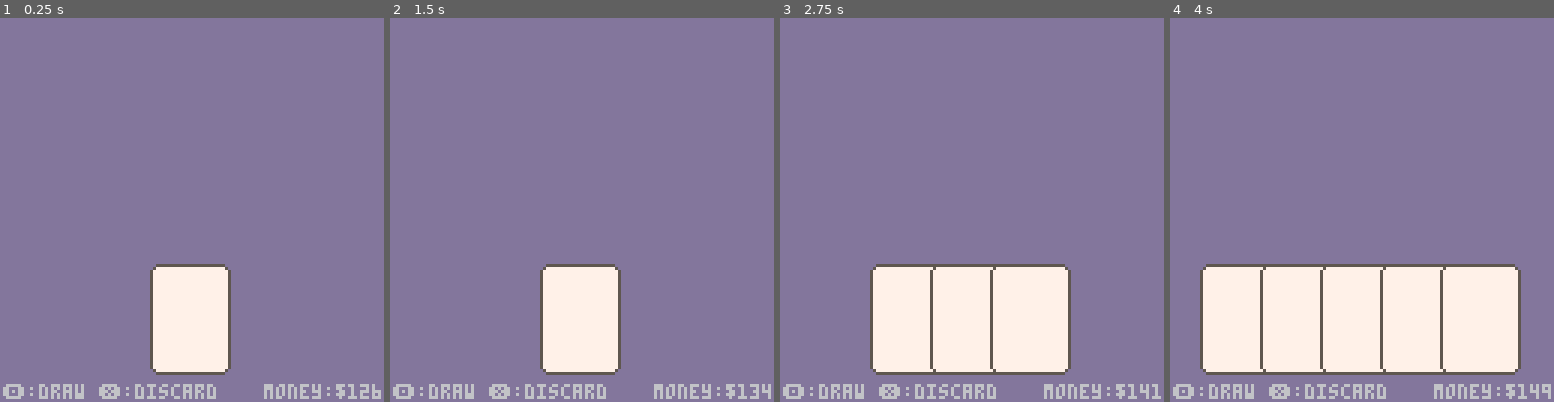
Above: before the commit, frames 1-4 (left to right).
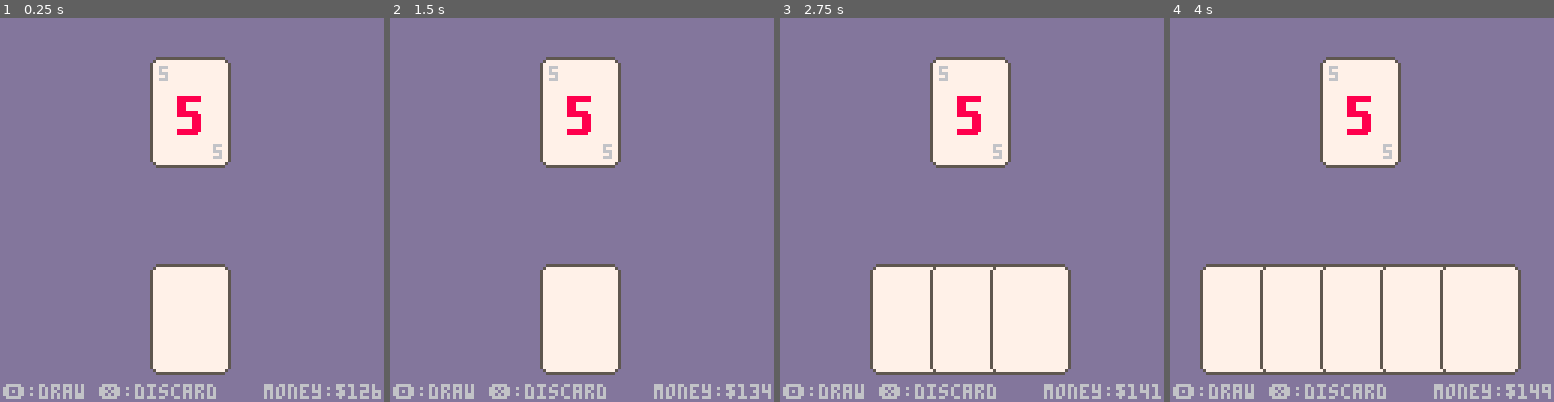
Above: after the commit, the same moments.

Repository: imkittydotcom/p8bj
Game: PICO-8 cartridge p8bj.p8
Same seed, same stepped clock (60 frames per second), same inputs: the game is played once before the commit and once after it.
Inputs:
- Up to frame 1 (0.25 s): no input
- Up to frame 2 (1.5 s): tap X (X key) at 0.33, 1.07 s; tap O (Z key) at 0.7 s
- Up to frame 3 (2.75 s): tap O (Z key) at 1.7, 2.1, 2.5 s; tap X (X key) at 1.85 s
- Up to frame 4 (4 s): tap O (Z key) at 2.9, 3.3, 3.7 s; tap X (X key) at 2.97 s

The runs differ from the first frame. In frame 1, 6.0% of the frame differs, in the area x 39-61%, y 10-40%; in frame 2, 6.0%; in frame 3, 6.0%; in frame 4, 6.0%.

Commit message:
fix card object and add center and corner character drawing

Diff:
--- a/p8bj.p8
+++ b/p8bj.p8
@@ -64,6 +64,10 @@
 
 function vspr(_n,_pos,_w,_h)
  spr(_n,_pos.x,_pos.y,_w,_h)
+end
+
+function vprint(_text,_pos)
+ print(_text,_pos.x,_pos.y)
 end
 -->8
 -- game state
@@ -97,21 +101,32 @@
  cls(13)
  draw_player_hand()
  draw_ui()
+ card1:draw(vec(64,32)-card_half)
 end
 -->8
 -- card object
 -- obj
-card={suit=0,value=0}
-
-function card:new(_suit,_value)
- local o={suit=_suit,value=_value}
+card={value=0,suit=0}
+
+function card:new(_value,_suit)
+ local o={value=_value,suit=_suit}
  return setmetatable(o,{__index=self})
 end
 
 function card:draw(_pos)
+ -- card base
  vspr(0,_pos-card_offset,
       4,5)
-end
+ -- card corners
+ vprint(self.value,_pos+vec(2))
+ vprint(self.value,_pos+card_size-vec(5,7))
+ -- card center
+ vspr(52,_pos+card_half-vec(5,6),
+      1,2)
+end
+
+card1=card:new(5)
+
 -->8
 -- display cards
 function draw_player_hand()
@@ -163,19 +178,19 @@
 00577777777777777777777777775000000000000000000000000000000000000000000000000000000000000000000000000000000000000000000000000000
 00577777777777777777777777775000000000000000000000000000000000000000000000000000000000000000000000000000000000000000000000000000
 00577777777777777777777777775000000000000000000000000000000000000000000000000000000000000000000000000000000000000000000000000000
-00577777777777777777777777775000000000000000000000000000000000000000000000000000000000000000000000000000000000000000000000000000
-00577777777777777777777777775000000000000000000000000000000000000000000000000000000000000000000000000000000000000000000000000000
-00577777777777777777777777775000000000000000000000000000000000000000000000000000000000000000000000000000000000000000000000000000
-00577777777777777777777777775000000000000000000000000000000000000000000000000000000000000000000000000000000000000000000000000000
-00577777777777777777777777775000000000000000000000000000000000000000000000000000000000000000000000000000000000000000000000000000
-00577777777777777777777777775000000000000000000000000000000000000000000000000000000000000000000000000000000000000000000000000000
-00577777777777777777777777775000000000000000000000000000000000000000000000000000000000000000000000000000000000000000000000000000
-00577777777777777777777777775000000000000000000000000000000000000000000000000000000000000000000000000000000000000000000000000000
-00577777777777777777777777775000000000000000000000000000000000000000000000000000000000000000000000000000000000000000000000000000
-00577777777777777777777777775000000000000000000000000000000000000000000000000000000000000000000000000000000000000000000000000000
-00577777777777777777777777775000000000000000000000000000000000000000000000000000000000000000000000000000000000000000000000000000
-00577777777777777777777777775000000000000000000000000000000000000000000000000000000000000000000000000000000000000000000000000000
-00057777777777777777777777750000000000000000000000000000000000000000000000000000000000000000000000000000000000000000000000000000
+00577777777777777777777777775000888888880000000000000000000000000000000000000000000000000000000000000000000000000000000000000000
+00577777777777777777777777775000888888880000000000000000000000000000000000000000000000000000000000000000000000000000000000000000
+00577777777777777777777777775000888000000000000000000000000000000000000000000000000000000000000000000000000000000000000000000000
+00577777777777777777777777775000888000000000000000000000000000000000000000000000000000000000000000000000000000000000000000000000
+00577777777777777777777777775000888000000000000000000000000000000000000000000000000000000000000000000000000000000000000000000000
+00577777777777777777777777775000888888800000000000000000000000000000000000000000000000000000000000000000000000000000000000000000
+00577777777777777777777777775000888888880000000000000000000000000000000000000000000000000000000000000000000000000000000000000000
+00577777777777777777777777775000000008880000000000000000000000000000000000000000000000000000000000000000000000000000000000000000
+00577777777777777777777777775000000008880000000000000000000000000000000000000000000000000000000000000000000000000000000000000000
+00577777777777777777777777775000000008880000000000000000000000000000000000000000000000000000000000000000000000000000000000000000
+00577777777777777777777777775000000008880000000000000000000000000000000000000000000000000000000000000000000000000000000000000000
+00577777777777777777777777775000888888880000000000000000000000000000000000000000000000000000000000000000000000000000000000000000
+00057777777777777777777777750000888888800000000000000000000000000000000000000000000000000000000000000000000000000000000000000000
 00005555555555555555555555500000000000000000000000000000000000000000000000000000000000000000000000000000000000000000000000000000
 
 
